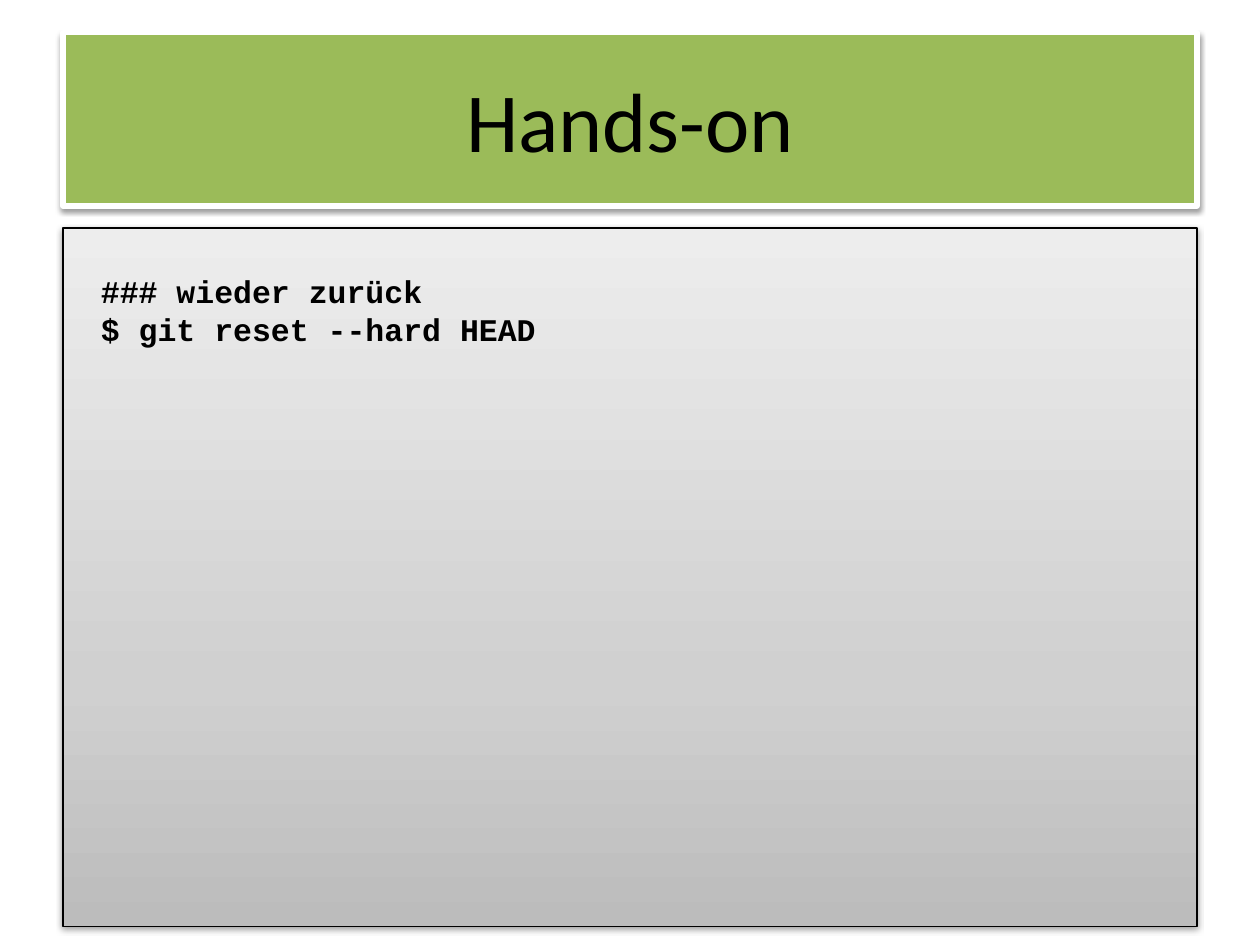
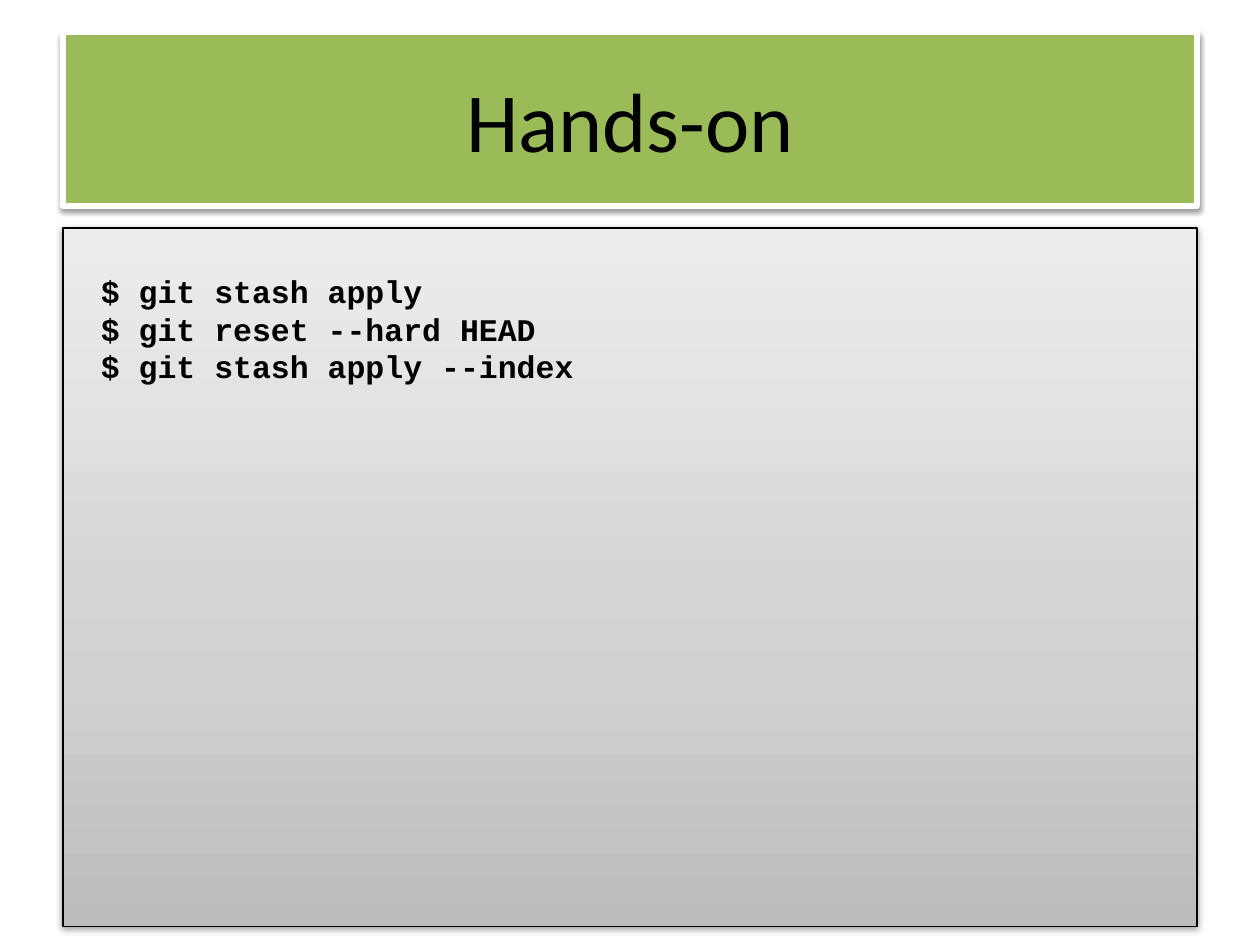
Before and after one commit to owidder/git-wks, a slide deck: slide 76 of git-wks.pptx (slide 70 before the commit). Drawn at 1260x945 pixels with LibreOffice and Linux fonts; fonts in the diff are those of the drawing. Boxes give left, top, right and bottom in pixels: in the first picture for what was removed or moved away, otherwise in the second. Text is boxed around its words. In the diff, an @@ line names an element or a change of style, - is before the commit and + after.

```diff
--- a/git-wks.pptx
+++ b/git-wks.pptx
@@ text at (139, 280, 422, 310): text changed @@
-### wieder zurück
+$ git stash apply
@@ text at (139, 356, 573, 385): paragraph added @@
+$ git stash apply --index
```
Also in this commit, not shown: 6 other slides changed, 6 slides added.
